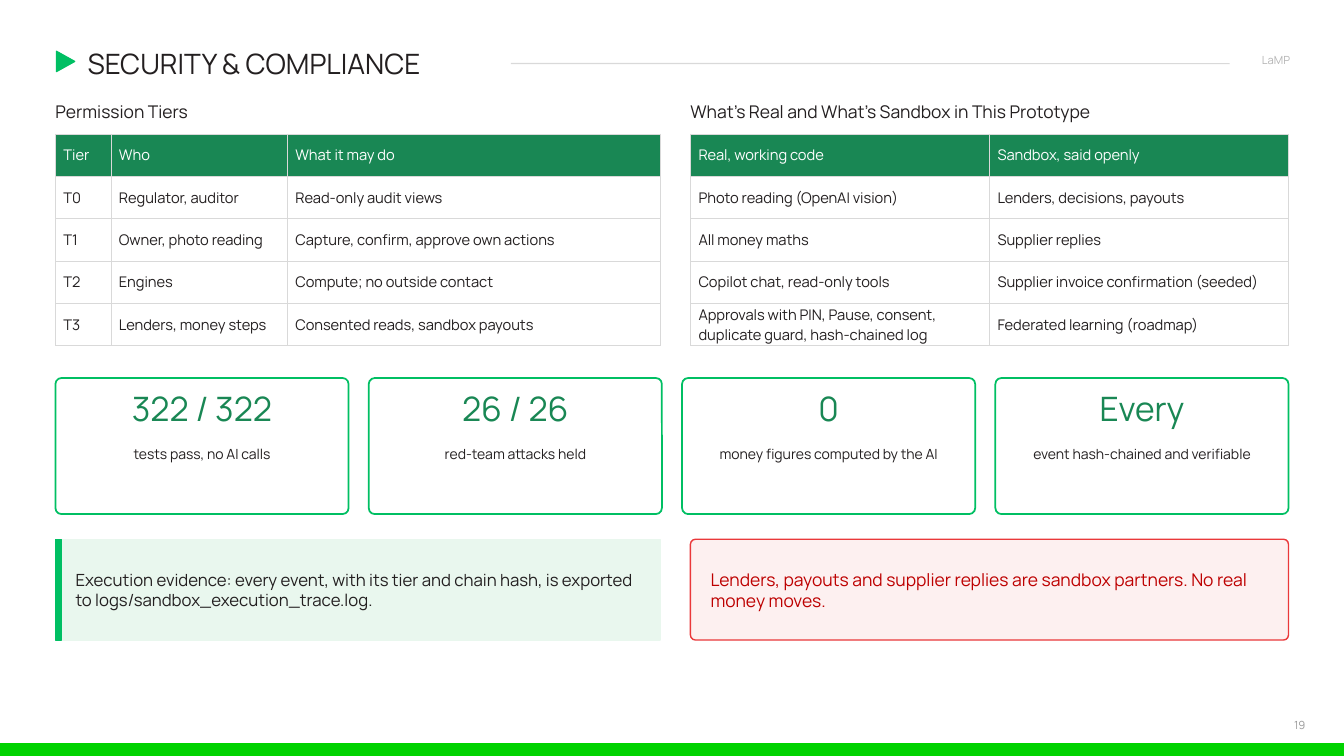
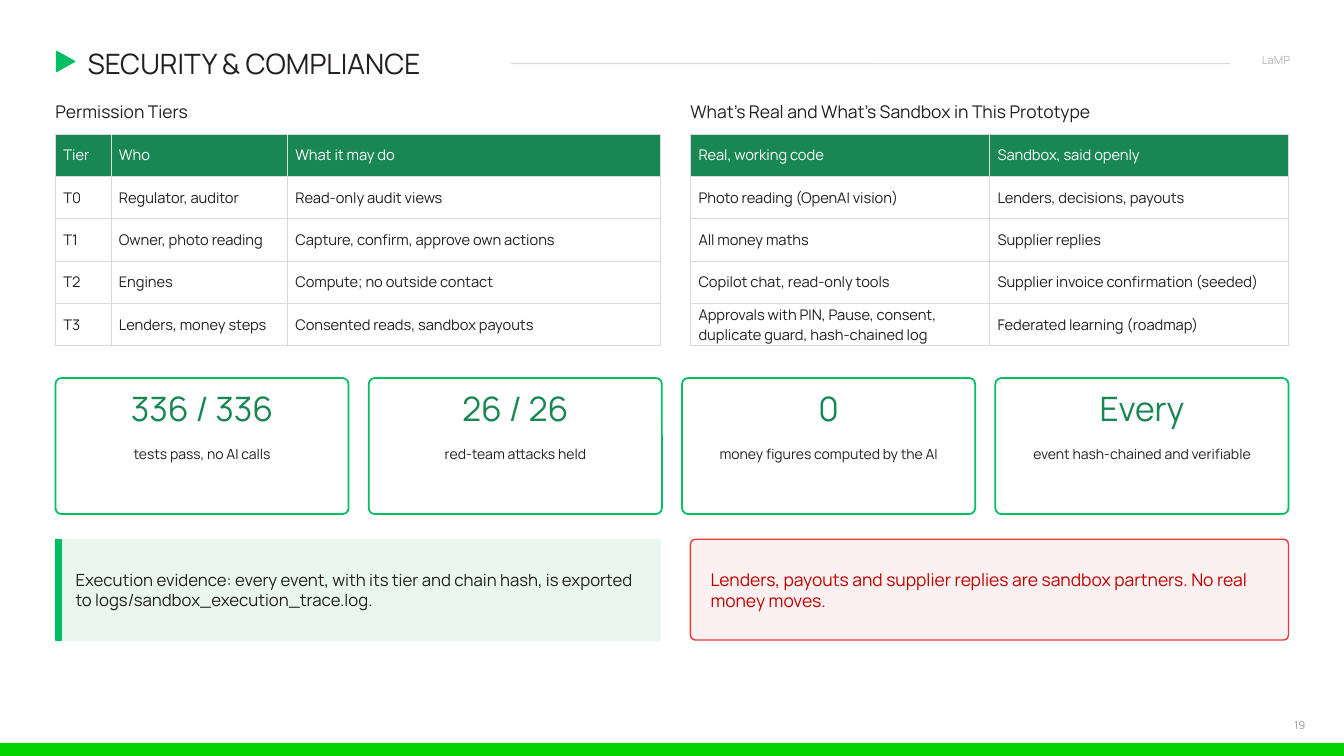
Before and after one commit to ishmam259/lamp-copilot, a slide deck: slide 19 of deck/LaMP-Copilot.pptx. Drawn at 1344x756 pixels with LibreOffice and Linux fonts; fonts in the diff are those of the drawing. Boxes give left, top, right and bottom in pixels: in the first picture for what was removed or moved away, otherwise in the second. Text is boxed around its words. In the diff, an @@ line names an element or a change of style, - is before the commit and + after.

```diff
--- a/deck/LaMP-Copilot.pptx
+++ b/deck/LaMP-Copilot.pptx
@@ text at (x1=131, y1=396, x2=273, y2=422): text changed @@
-322 / 322
+336 / 336
```
Also in this commit, not shown: 1 other slide changed, 7 other files.
